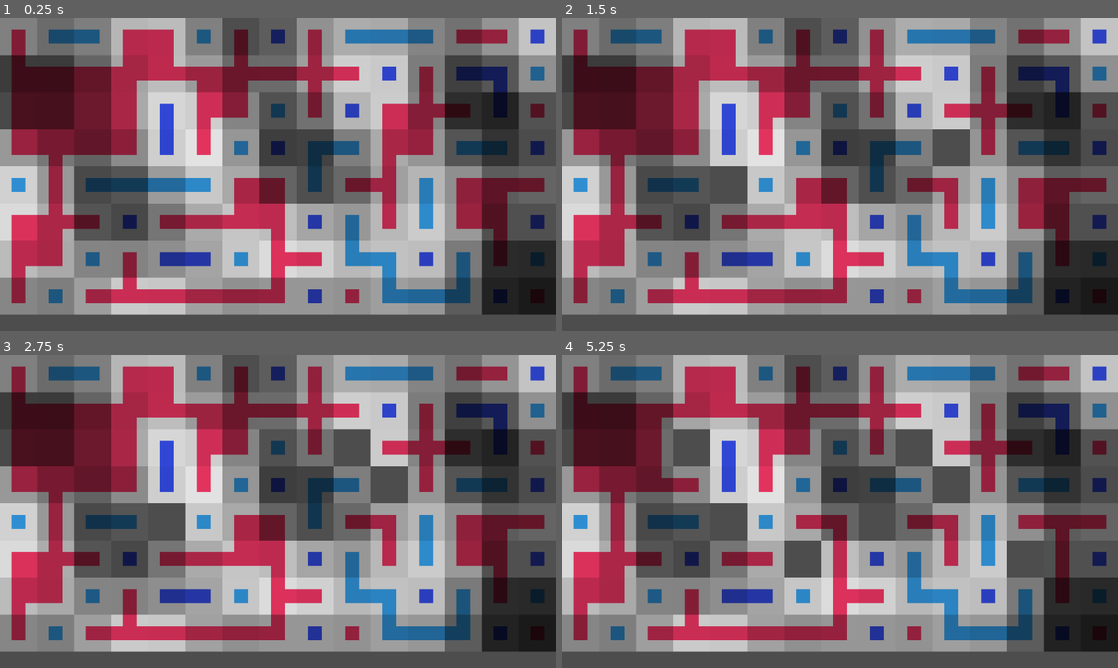
Above: before the commit, frames 1-4 (two rows, left to right).
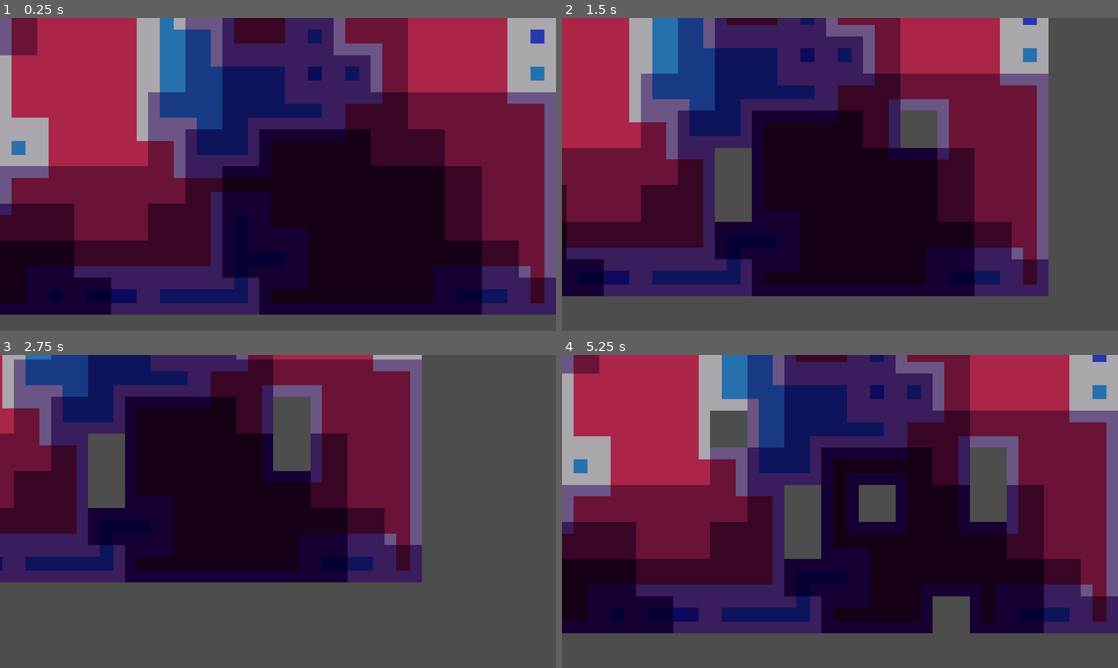
Above: after the commit, the same moments.

Repository: VileOar/ludum-dare-57
Game: Godot game, scene res://src/topscenes/temp_map.tscn
The game is run twice, just before and just after one commit, with the same random seed, the same clock (stepped at 60 frames per second) and the same inputs. The project has no main scene, so this scene is started directly.
Inputs (mouse positions are in pixels of both pictures, inside the frame that each line leads up to):
- Up to frame 1 (0.25 s): no input
- Up to frame 2 (1.5 s): tap Enter at 0.5 s; move the mouse to (962, 158) at 0.52 s; hold D 0.53-1.28 s; click (962, 158) at 0.67 s; move the mouse to (728, 190) at 1.27 s; hold S from 1.28 s (still down); click (728, 190) at 1.42 s
- Up to frame 3 (2.75 s): move the mouse to (333, 442) at 2.02 s; release S at 2.03 s; hold D from 2.03 s (still down); click (333, 442) at 2.17 s
- Up to frame 4 (5.25 s): move the mouse to (812, 574) at 2.77 s; release D at 2.78 s; hold W 2.78-3.53 s; click (812, 574) at 2.92 s; move the mouse to (1006, 558) at 3.52 s; hold A 3.53-5.03 s; click (1006, 558) at 3.67 s; move the mouse to (673, 464) at 4.27 s; click (673, 464) at 4.42 s; move the mouse to (867, 511) at 5.02 s; hold S from 5.03 s (still down); click (867, 511) at 5.17 s

The runs differ from the first frame. In frame 1, 91% of the frame differs, in the area x 0-100%, y 0-95%; in frame 2, 89%; in frame 3, 88%; in frame 4, 91%.

Commit message:
adjust danger levels according to height

Diff:
--- a/src/topscenes/temp_map.gd
+++ b/src/topscenes/temp_map.gd
@@ -2,15 +2,27 @@
 
 
 ## The rectangle encompassing the full traverseable map
-const MAP_LIMITS := Rect2i(0, 0, 15, 8)
+const MAP_LIMITS := Rect2i(-15, -8, 30, 16)
 
+# TODO: change
+## The y value above which danger should effectively be 0
+const MIN_DANGER_Y = -8
+## The y value below which danger should effectively be 1
+const MAX_DANGER_Y = 8
+## the max value to add/subtract to the danger value, depending on y coordinate
+const MAX_DANGER_MODIFIER = 0.5
+
+## The hue to be used for the danger indication
+const BASE_DANGER_HUE := 0.74
+## The minimum colour brightness, relative to danger tiles
+const MIN_COLOR_BRI := 0.2
 
 @onready var _tiles: MapTiles = $MapTiles
 
 # Dictionary holding the thresholds under which different terrains should spawn.[br]
 var _terrain_noise_thresholds := {
-	0.2: 0,
-	0.5: 1,
+	0.3: 0,
+	0.6: 1,
 	0.8: 2,
 	1.0: 3
 }
@@ -23,9 +35,18 @@
 ## TODO: remove
 func _physics_process(delta: float) -> void:
 	if Input.is_mouse_button_pressed(MOUSE_BUTTON_LEFT):
-		var cell = _tiles.get_local_mouse_position()
-		cell = Vector2i(cell/Global.CELL_SIZE)
+		var mouse_pos = _tiles.get_local_mouse_position()
+		var cell = _tiles.local_to_map(mouse_pos)
 		dig_tiles([cell])
+
+	if Input.is_key_pressed(KEY_W):
+		$Camera2D.position.y -= 320 * delta
+	if Input.is_key_pressed(KEY_S):
+		$Camera2D.position.y += 320 * delta
+	if Input.is_key_pressed(KEY_A):
+		$Camera2D.position.x -= 320 * delta
+	if Input.is_key_pressed(KEY_D):
+		$Camera2D.position.x += 320 * delta
 
 
 ## Method to execute a dig action on group of tile, which removes the tiles and updates necessary data.
@@ -44,9 +65,9 @@
 	var danger_seed = Global.rng.randi() # get a different seed for a different noise map
 
 	# the noise map for choosing the terrain of each tile
-	var terrain_noise = _get_noise_map(map_seed, 0.16, _terrain_noise_thresholds.size(), 0.2)
+	var terrain_noise = _get_noise_map(map_seed, 0.02, _terrain_noise_thresholds.size(), 0.2)
 	# the noise map for choosing the danger level (and spawning ratio) of enemy spawners
-	var danger_noise = _get_noise_map(danger_seed, 0.02, 4, 0.0)
+	var danger_noise = _get_noise_map(danger_seed, 0.01, 4, 0.0)
 
 	# set the terrains according to noise
 	for yy in range(MAP_LIMITS.position.y, MAP_LIMITS.end.y):
@@ -61,8 +82,14 @@
 		for xx in range(MAP_LIMITS.position.x, MAP_LIMITS.end.x):
 			var cell = Vector2i(xx, yy)
 
-			var col_val = (danger_noise.get_noise_2dv(cell) + 1.0)/2.0
-			_tiles.update_tile(cell, func(tile_data: TileData): tile_data.modulate = Color.from_hsv(0.0, 0.0, col_val))
+			var danger_level = (danger_noise.get_noise_2dv(cell) + 1.0)/2.0
+			danger_level = clamp(_get_danger_level(danger_level, yy), 0.0, 1.0)
+			# adapt it to be above the minimum brightness value and calculate saturation
+			var col := _get_danger_colour(danger_level)
+
+			_tiles.update_tile(cell, func(tile_data: TileData): tile_data.modulate = col)
+
+			# TODO: check spawn enemies
 	_tiles.force_update_tiles()
 
 
@@ -79,6 +106,8 @@
 	return simplex_noise
 
 
+# || --- Conversions --- ||
+
 # Get the appropriate terrain id based on the given noise value.[br]
 # Returns the first terrain, where the asrgument is lower than the respective key
 func _noise_to_terrain(noise_value: float) -> int:
@@ -88,3 +117,23 @@
 		if noise_value <= key:
 			return fallback
 	return fallback
+
+
+# Get a color value to use in cell modulate according to its danger level (0 - 1)
+func _get_danger_colour(danger_ratio: float) -> Color:
+	danger_ratio = 1 - snapped(danger_ratio, 0.2)
+	return Color.from_hsv(
+		BASE_DANGER_HUE,
+		max(0.0, lerp(1.0, -0.6, danger_ratio)),
+		lerp(MIN_COLOR_BRI, 1.0, danger_ratio))
+
+
+# Calculate a danger value from the descending danger rule and a noise value (0 - 1)[br]
+# Also depends on the cell y coordinate
+func _get_danger_level(noise_value: float, cy: int) -> float:
+	# get the percent of the y coordinate between the two limits
+	var y_percent: float = float(cy - MIN_DANGER_Y) / float(MAX_DANGER_Y - MIN_DANGER_Y)
+	# calculate the modifier
+	var modifier = lerp(MAX_DANGER_MODIFIER, -MAX_DANGER_MODIFIER, y_percent)
+
+	return noise_value - modifier
--- a/src/topscenes/temp_map.tscn
+++ b/src/topscenes/temp_map.tscn
@@ -10,3 +10,6 @@
 [node name="MapTiles" type="TileMapLayer" parent="."]
 tile_set = ExtResource("1_n5vpo")
 script = ExtResource("3_0uq5u")
+
+[node name="Camera2D" type="Camera2D" parent="."]
+position = Vector2(960, 540)
